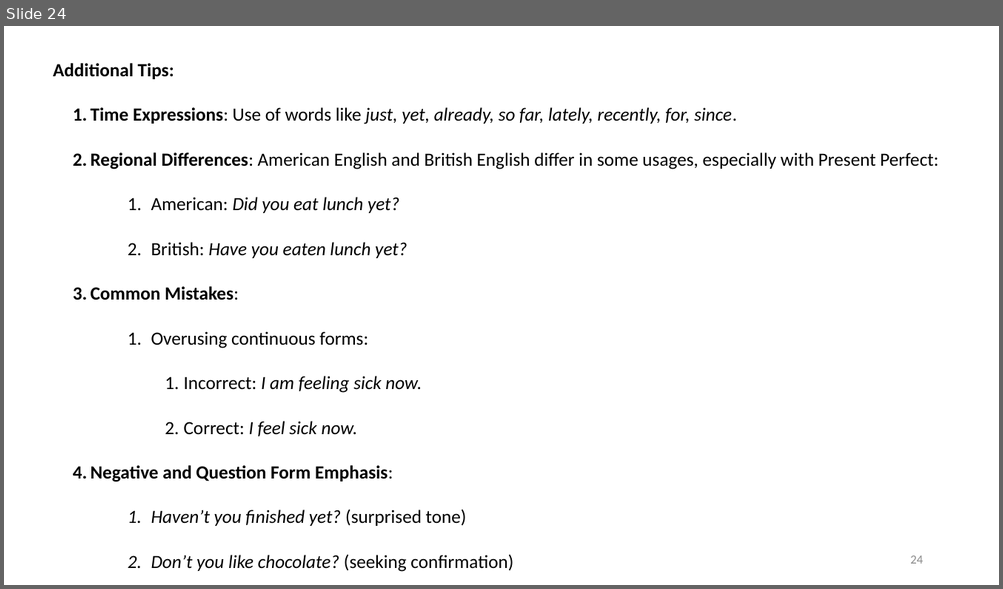
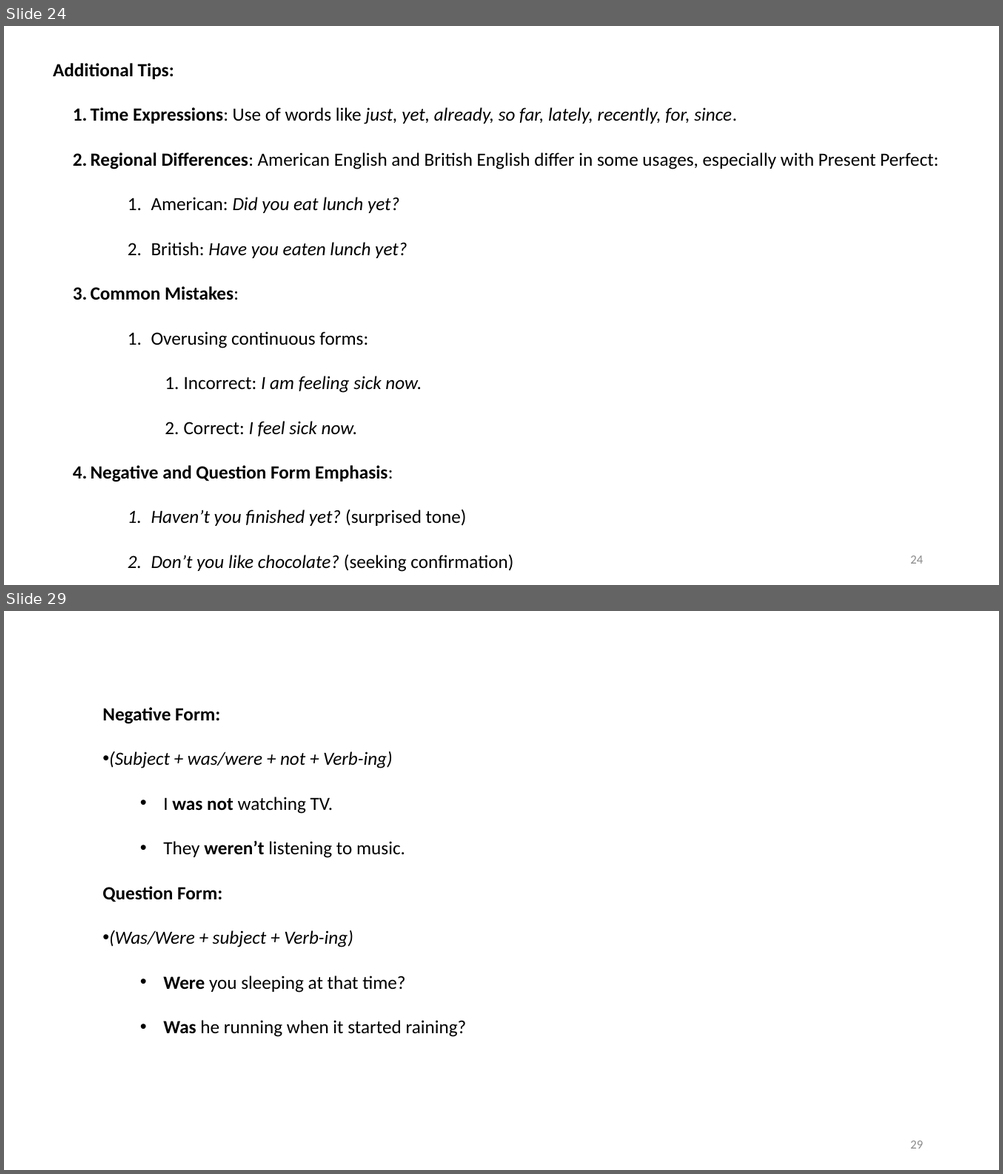
Before and after one commit to mmmovahed/English_grammer_self_study, a slide deck: English.pptx. Shown one above the other, each under a label of ours: slide 24 before the commit, slides 24 and 29 after it; the slides between them are not shown. The pictures are 1003x589 and 1003x1174 pixels, drawn with LibreOffice and Linux fonts; fonts in the diff are those of the drawing. Boxes give left, top, right and bottom in pixels: in the first picture for what was removed or moved away, otherwise in the second. Text is boxed around its words. In the diff, an @@ line names an element or a change of style, - is before the commit and + after.

```diff
--- a/English.pptx
+++ b/English.pptx
@@ slide 29 added at <box>4,611,999,1170</box>, background #FFFFFF @@
@@ text added at <box>102,707,466,1037</box>, 18 pt, text #000000 @@
+Negative Form:
+• (Subject + was/were + not + Verb-ing)
+  • I was not watching TV.
+  • They weren’t listening to music.
+Question Form:
+• (Was/Were + subject + Verb-ing)
+  • Were you sleeping at that time?
+  • Was he running when it started raining?
@@ page number added at <box>910,1141,922,1149</box>, 12 pt, text #8C8C8C @@
+29
```
Also in this commit, not shown: 16 other slides added.
